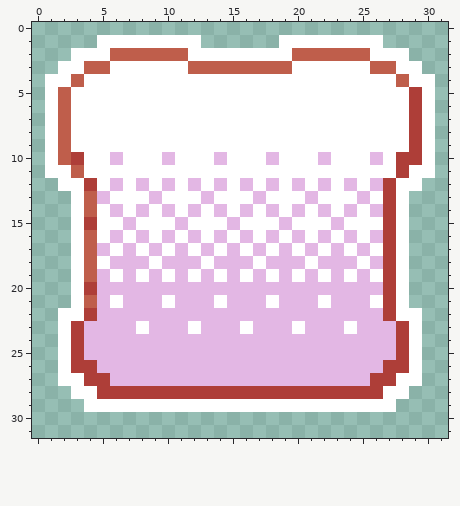
Two versions of one pixel-art file, Assets/UI/Yeast.aseprite. This is how it looked before the edit.
32x32 pixels, 1 frame.
The same view after the edit:
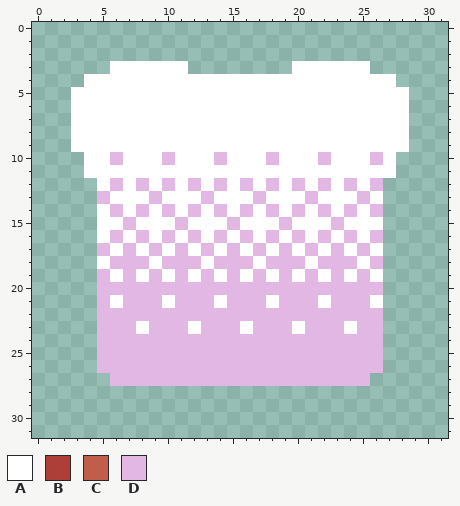
Palette (. is transparent): A #ffffff  B #ae3e38  C #bf5e4b  D #e3b7e4
What changed:
layer "Group 1/Layer 1" now hidden
y 1: x 5..12 AAAAAAAA -> ........; x 19..26 AAAAAAAA -> ........
y 2: x 3..28 AAACCCCCCAAAAAAAACCCCCCAAA -> ..........................
y 3: x 2..5 AACC -> ....; x 12..19 CCCCCCCC -> ........; x 26..29 CCAA -> ....
y 4: x 1..3 AAC -> ...; x 28..30 CAA -> ...
y 5..9: x 1..2 AC -> ..; x 29..30 BA -> ..
y 10: x 1..3 ACB -> ...; x 28..30 BBA -> ...
y 11: x 1..3 AAC -> ...; x 28..30 BAA -> ...
y 12: x 2..4 AAB -> ...; x 27..29 BAA -> ...
y 13..14: x 3..4 AC -> ..; x 27..28 BA -> ..
y 15: x 3..4 AB -> ..; x 27..28 BA -> ..
y 16..19: x 3..4 AC -> ..; x 27..28 BA -> ..
y 20: x 3..4 AB -> ..; x 27..28 BA -> ..
y 21: x 3..4 AC -> ..; x 27..28 BA -> ..
y 22: x 2..4 AAB -> ...; x 27..29 BAA -> ...
y 23..25: x 2..4 ABD -> ...; x 27..29 DBA -> ...
y 26: x 2..4 ABB -> ...; x 27..29 BBA -> ...
y 27: x 2..5 AABB -> ....; x 26..29 BBAA -> ....
y 28: x 3..28 AABBBBBBBBBBBBBBBBBBBBBBAA -> ..........................
y 29: x 4..27 AAAAAAAAAAAAAAAAAAAAAAAA -> ........................
